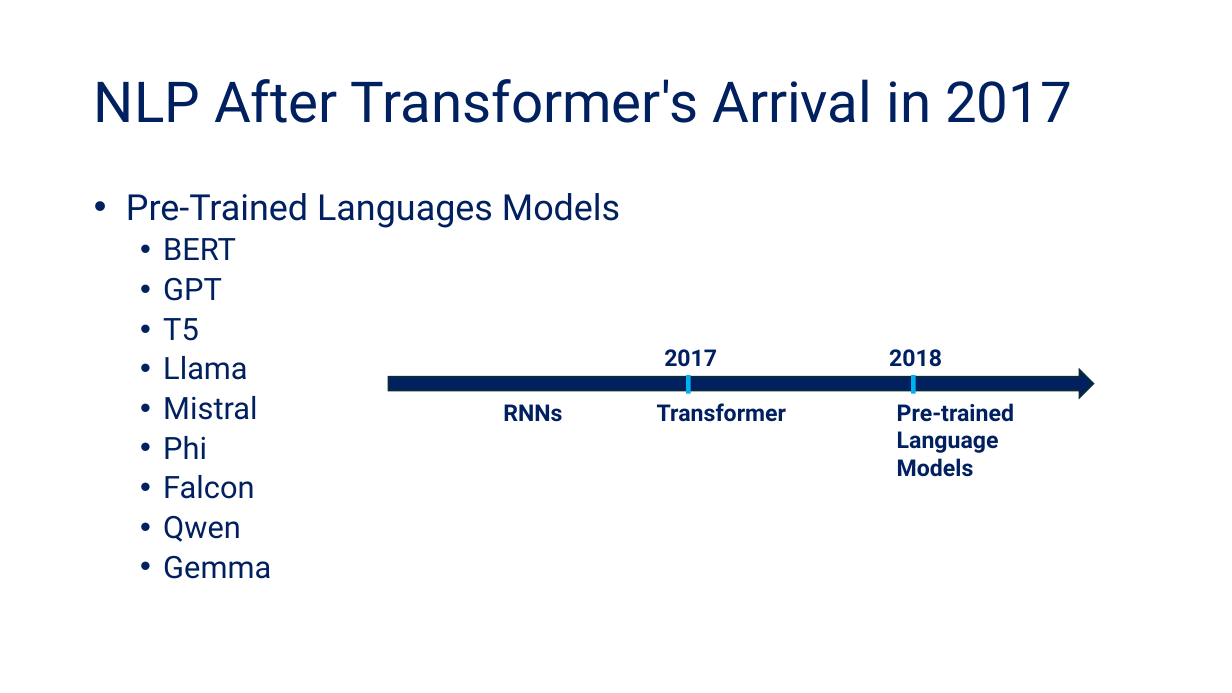
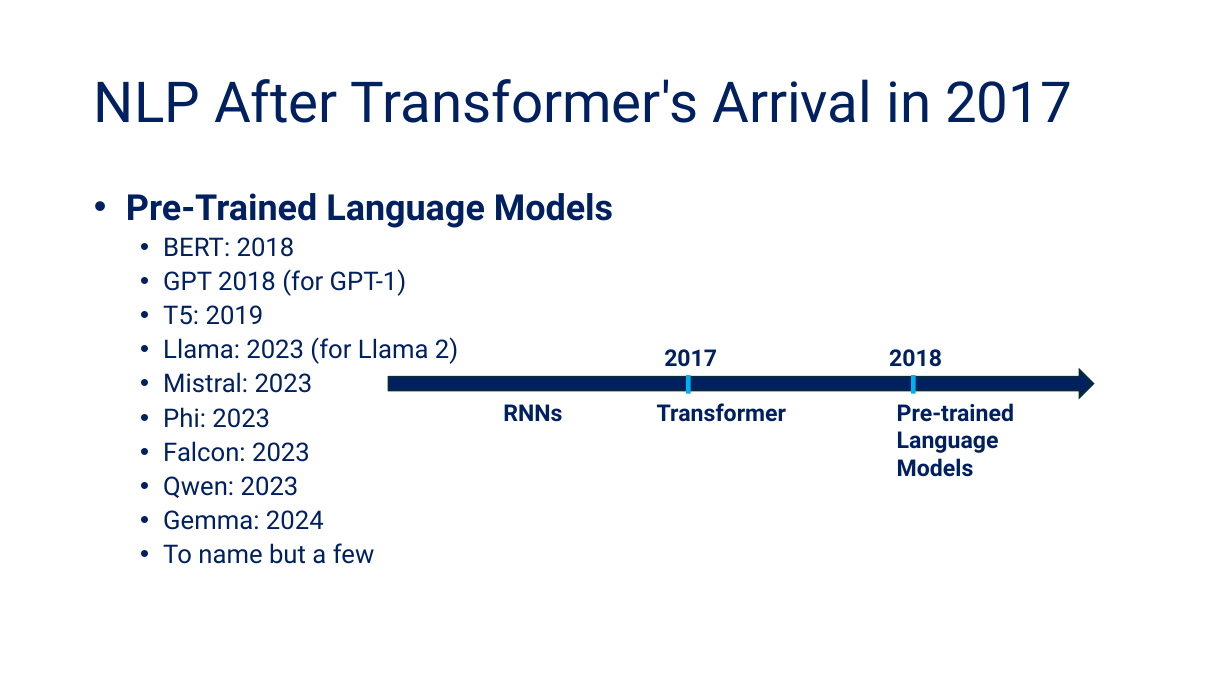
Before and after one commit to tanquangduong/transformer-pt, a slide deck: slide 14 of presentation/Transformer_Udemy/Udemy_P2_Introduction to Transformer.pptx. Drawn at 1232x693 pixels with LibreOffice and Linux fonts; fonts in the diff are those of the drawing. Boxes give left, top, right and bottom in pixels: in the first picture for what was removed or moved away, otherwise in the second. Text is boxed around its words. In the diff, an @@ line names an element or a change of style, - is before the commit and + after.

```diff
--- a/presentation/Transformer_Udemy/Udemy_P2_Introduction to Transformer.pptx
+++ b/presentation/Transformer_Udemy/Udemy_P2_Introduction to Transformer.pptx
@@ text at box(126, 193, 613, 564): text changed; size 24 to 20 pt @@
-• Pre-Trained Languages Models
-  • BERT
-  • GPT
-  • T5
-  • Llama
-  • Mistral
-  • Phi
-  • Falcon
-  • Qwen
-  • Gemma
+• Pre-Trained Language Models
+  • BERT: 2018
+  • GPT 2018 (for GPT-1)
+  • T5: 2019
+  • Llama: 2023 (for Llama 2)
+  • Mistral: 2023
+  • Phi: 2023
+  • Falcon: 2023
+  • Qwen: 2023
+  • Gemma: 2024
+  • To name but a few
```
Also in this commit, not shown: 42 other slides changed, 3 slides added, 11 slides removed, 25 other files.
